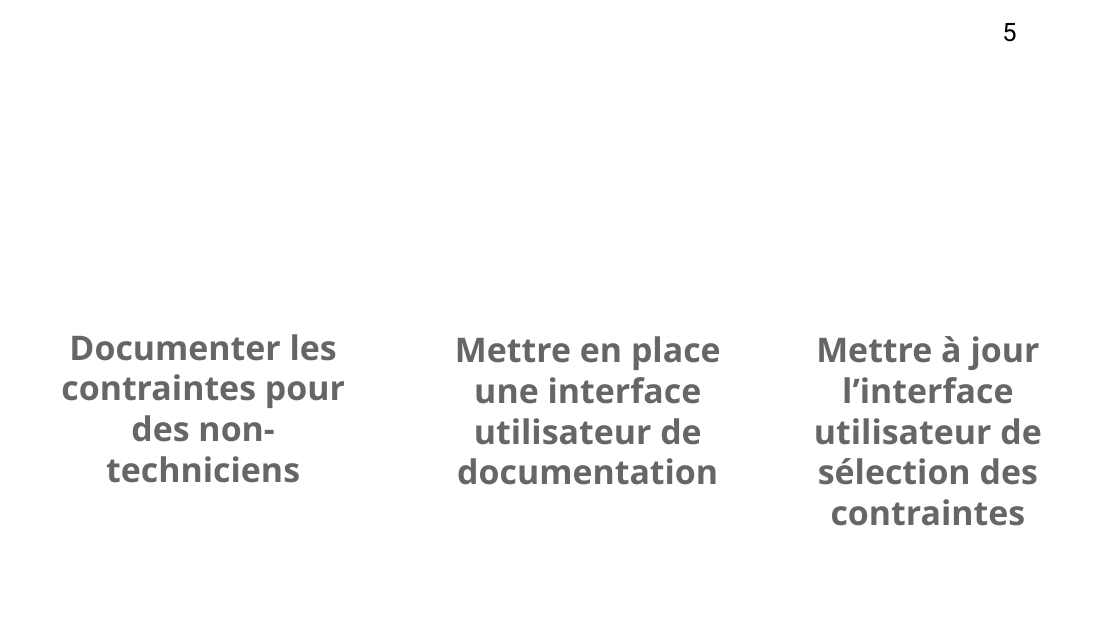
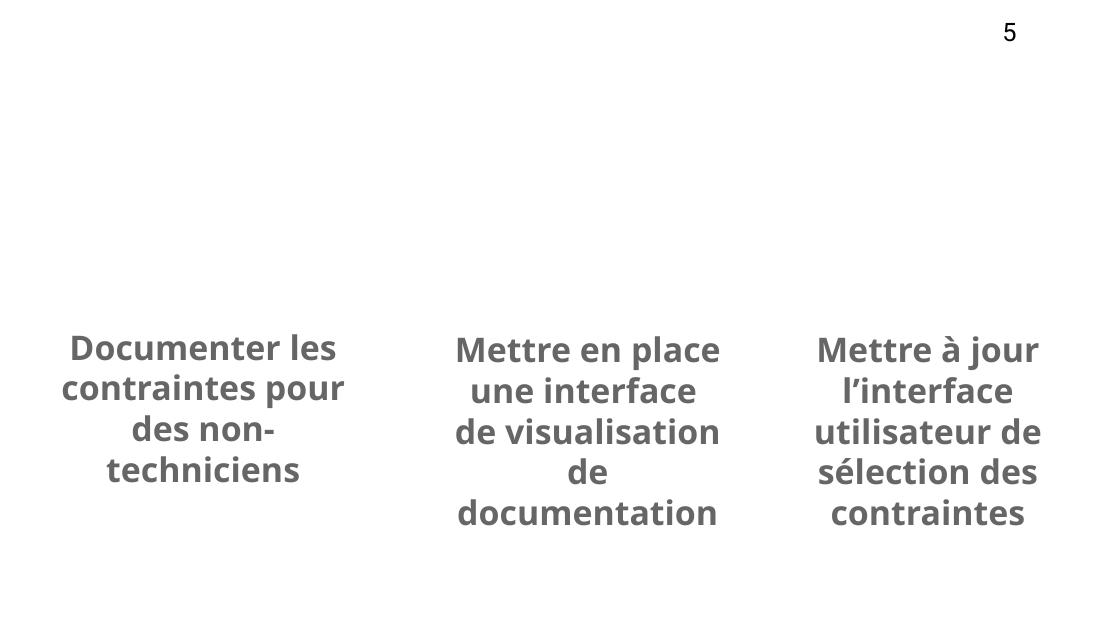
Before and after one commit to Szyckaa/UE-PROJET-DOCS-GESTION, a slide deck: slide 5 of Initialisation/Support de réunion de lancement.odp. Drawn at 1120x630 pixels with LibreOffice and Linux fonts; fonts in the diff are those of the drawing; background and template pictures are left out. Boxes give left, top, right and bottom in pixels: in the first picture for what was removed or moved away, otherwise in the second. Text is boxed around its words. In the diff, an @@ line names an element or a change of style, - is before the commit and + after.

```diff
--- a/Initialisation/Support de réunion de lancement.odp
+++ b/Initialisation/Support de réunion de lancement.odp
@@ text at (455, 336, 721, 526): text changed @@
-Mettre en place une interface utilisateur de documentation
+Mettre en place une interface de visualisation de documentation
```
Also in this commit, not shown: 1 other slide changed, 1 other file.
